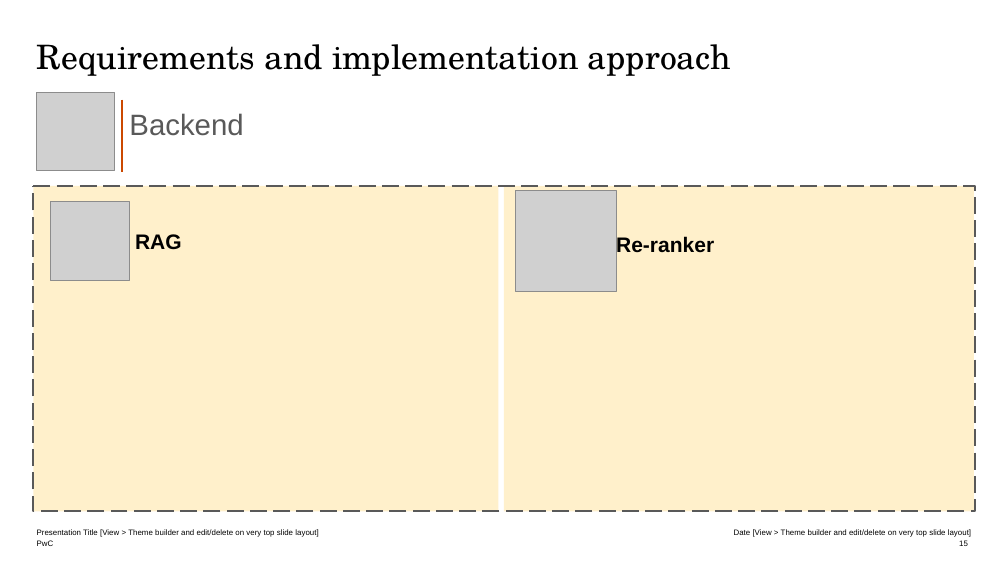
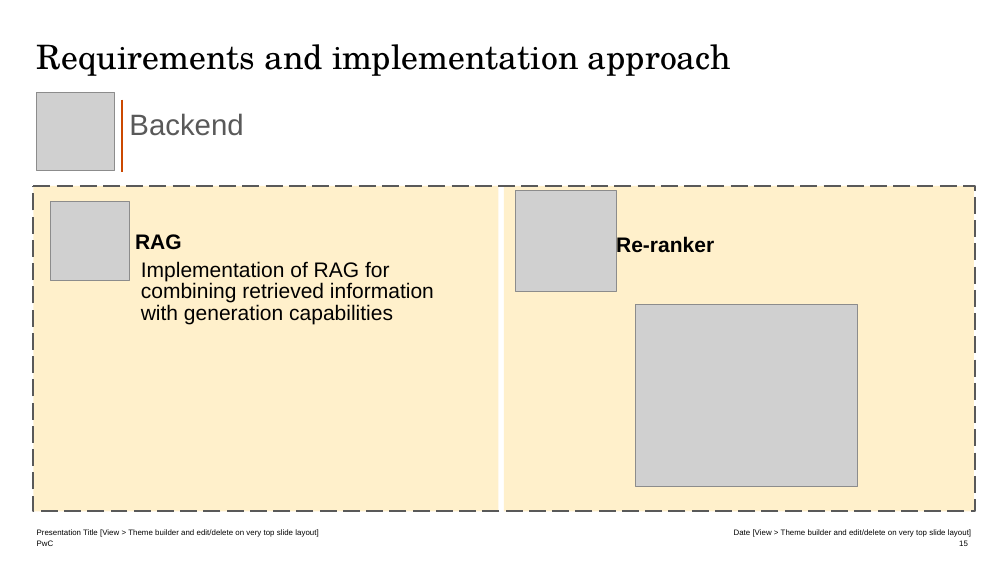
Before and after one commit to NAJLA9920/Emirates-RAG-Eval, a slide deck: slide 15 of Attachment B_Presentation Template.pptx. Drawn at 1008x567 pixels with LibreOffice and Linux fonts; fonts in the diff are those of the drawing; grey boxes stand for pictures. Boxes give left, top, right and bottom in pixels: in the first picture for what was removed or moved away, otherwise in the second. Text is boxed around its words. In the diff, an @@ line names an element or a change of style, - is before the commit and + after.

```diff
--- a/Attachment B_Presentation Template.pptx
+++ b/Attachment B_Presentation Template.pptx
@@ text added at (141,261,434,324), 20 pt, text #000000 @@
+Implementation of RAG for combining retrieved information with generation capabilities
@@ picture added at (636,305,858,486) @@
```
Also in this commit, not shown: 7 other slides changed, 1 slide removed, 8 other files.
